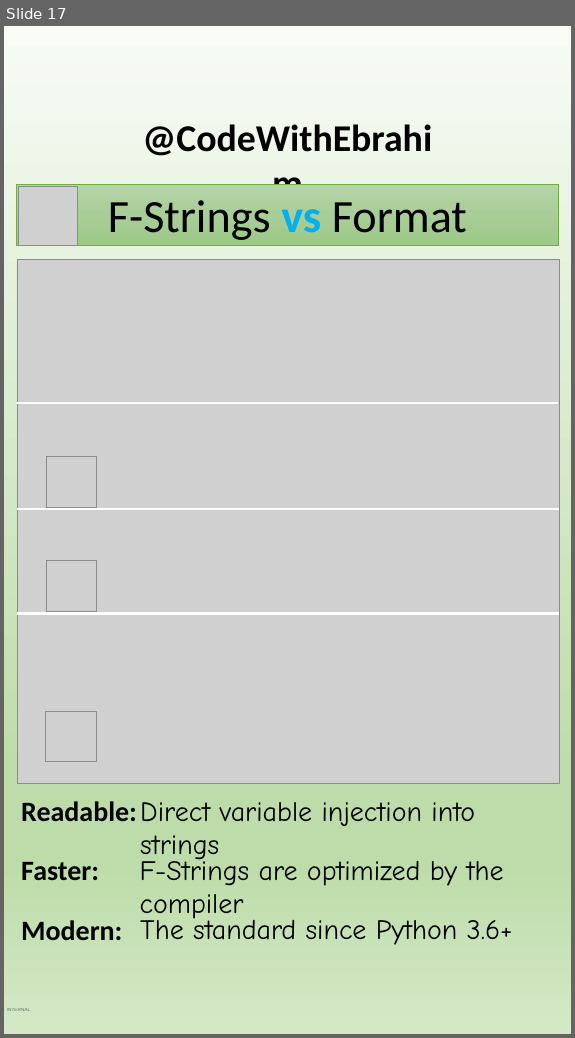
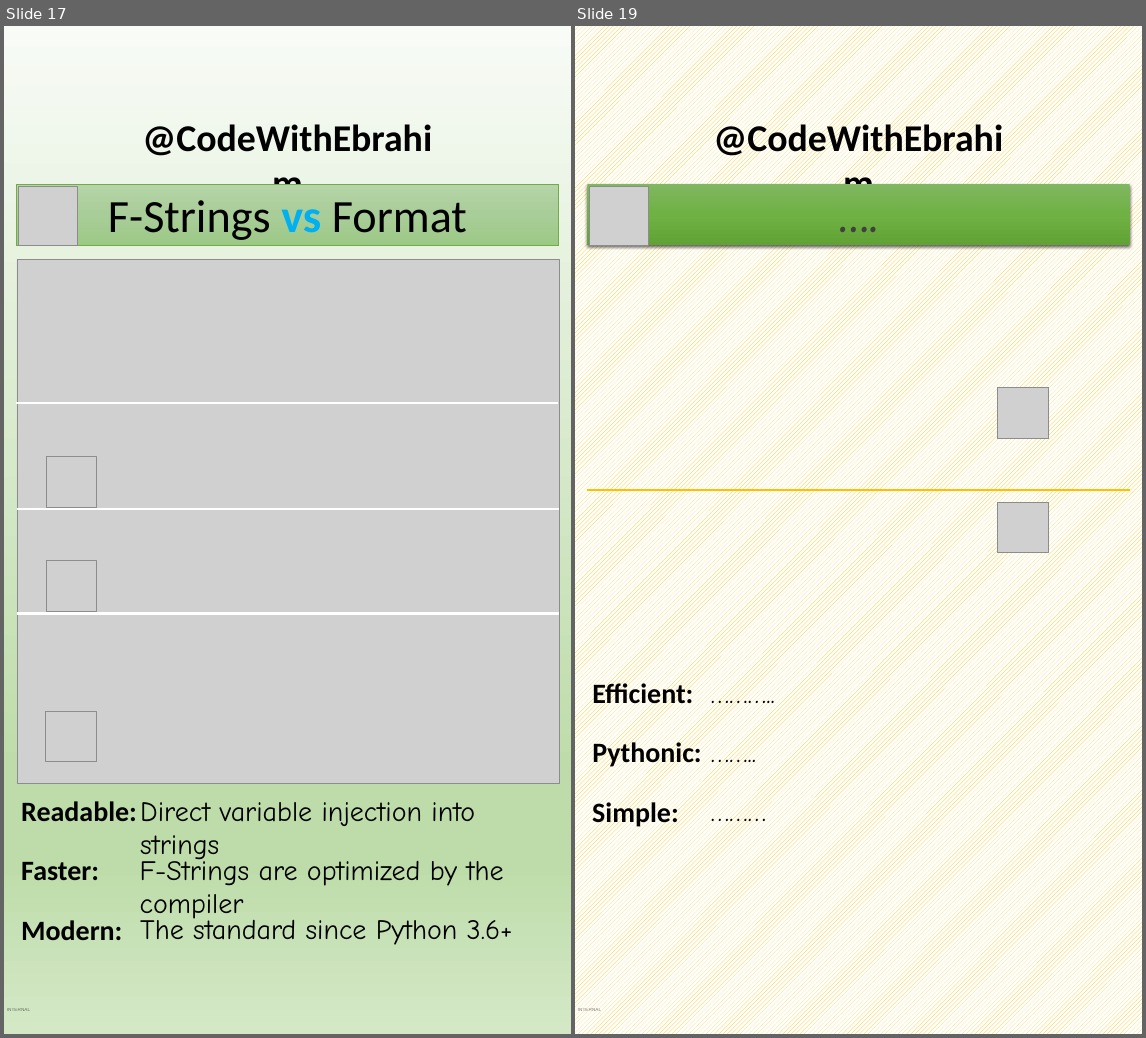
Before and after one commit to ebrahimsalehi1/python_codes, a slide deck: assets/get-ready.pptx. Shown side by side, each under a label of ours: slide 17 before the commit, slides 17 and 19 after it; the slides between them are not shown. The pictures are 575x1038 and 1146x1038 pixels, drawn with LibreOffice and Linux fonts; fonts in the diff are those of the drawing; grey boxes stand for pictures; background and template pictures are left out. Boxes give left, top, right and bottom in pixels: in the first picture for what was removed or moved away, otherwise in the second. Text is boxed around its words. In the diff, an @@ line names an element or a change of style, - is before the commit and + after.

```diff
--- a/assets/get-ready.pptx
+++ b/assets/get-ready.pptx
@@ slide 19 added at bbox=[575, 26, 1142, 1034], background pattern #FFC000 on #FFFFFF; not listed: 2 template elements that a slide beside it also shows @@
@@ rectangle added at bbox=[587, 184, 1129, 245], fill gradient #81B861 to #6FB242 to #62A336, 66 pt, text pattern #808080 on #404040, bold @@
+….
@@ picture added at bbox=[590, 186, 648, 245] @@
@@ picture added at bbox=[998, 387, 1048, 438] @@
@@ line added from (587, 490) to (1129, 490), #FFC000 3 pt @@
@@ picture added at bbox=[998, 502, 1048, 553] @@
@@ text added at bbox=[592, 679, 693, 709], 40 pt, text #000000, bold @@
+Efficient:
@@ text added at bbox=[706, 673, 1129, 711], 40 pt, text #000000 @@
+………..
@@ text added at bbox=[592, 739, 701, 769], 40 pt, text #000000, bold @@
+Pythonic:
@@ text added at bbox=[706, 732, 1142, 770], 40 pt, text #000000 @@
+……..
@@ text added at bbox=[592, 799, 678, 829], 40 pt, text #000000, bold @@
+Simple:
@@ text added at bbox=[706, 791, 1121, 830], 40 pt, text #000000 @@
+………
```
Also in this commit, not shown: 1 slide changed, 3 other files.
